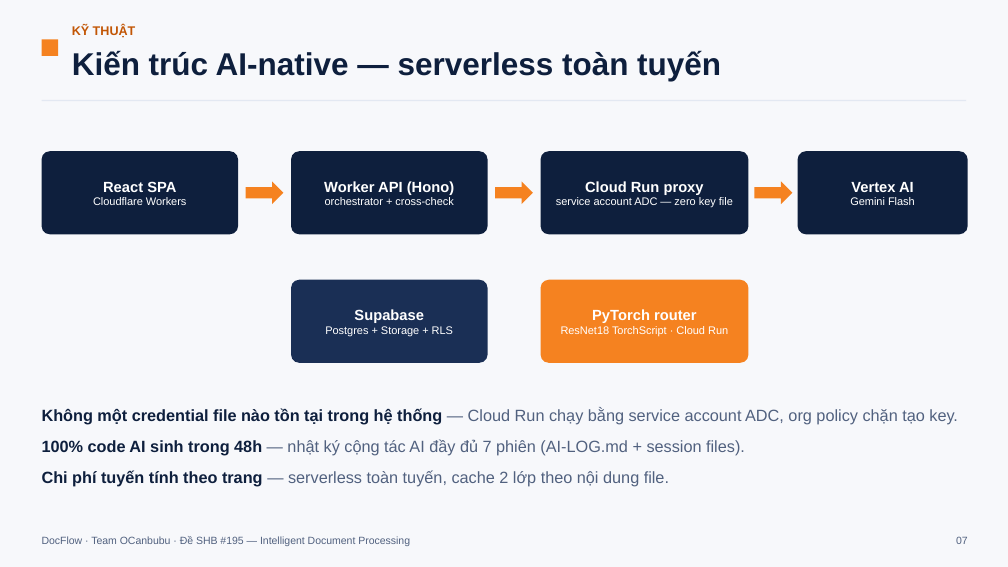
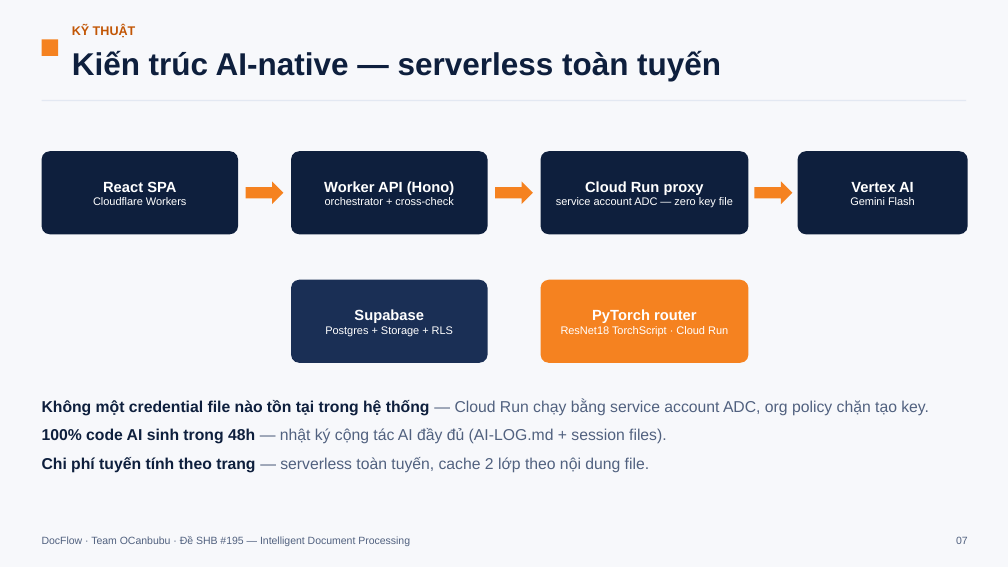
Before and after one commit to huynhchitai/docflow, a slide deck: slide 7 of docs/DocFlow-pitch-DemoDay.pptx. Drawn at 1008x567 pixels with LibreOffice and Linux fonts; fonts in the diff are those of the drawing. Boxes give left, top, right and bottom in pixels: in the first picture for what was removed or moved away, otherwise in the second. Text is boxed around its words. In the diff, an @@ line names an element or a change of style, - is before the commit and + after.

```diff
--- a/docs/DocFlow-pitch-DemoDay.pptx
+++ b/docs/DocFlow-pitch-DemoDay.pptx
@@ text at (42, 399, 929, 473): size 15.5 to 15 pt in "Không một credential file nào tồn tại ...", "Chi phí tuyến tính theo trang — ..."; line spacing 1.25 to 1.18 @@
@@ text "Không một credential file nào ...": place and size @@
-text "Không một credential file nào ..." at (42, 408, 958, 487)
+text "Không một credential file nào ..." at (42, 399, 929, 473)
@@ text at (42, 428, 667, 444): text changed; size 15.5 to 15 pt @@
-100% code AI sinh trong 48h — nhật ký cộng tác AI đầy đủ 7 phiên (AI-LOG.md + session files).
+100% code AI sinh trong 48h — nhật ký cộng tác AI đầy đủ (AI-LOG.md + session files).
```
Also in this commit, not shown: 2 other slides changed.
